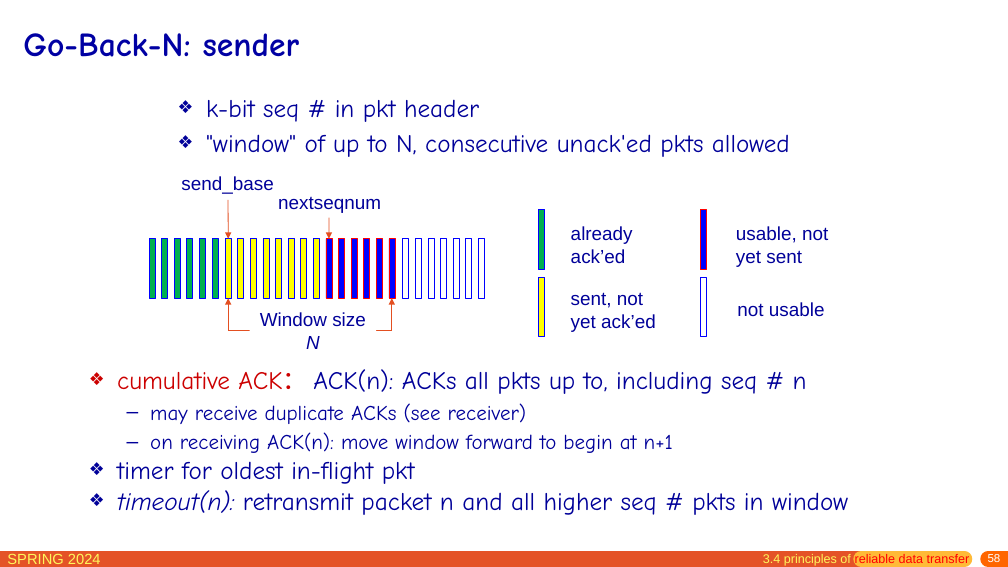
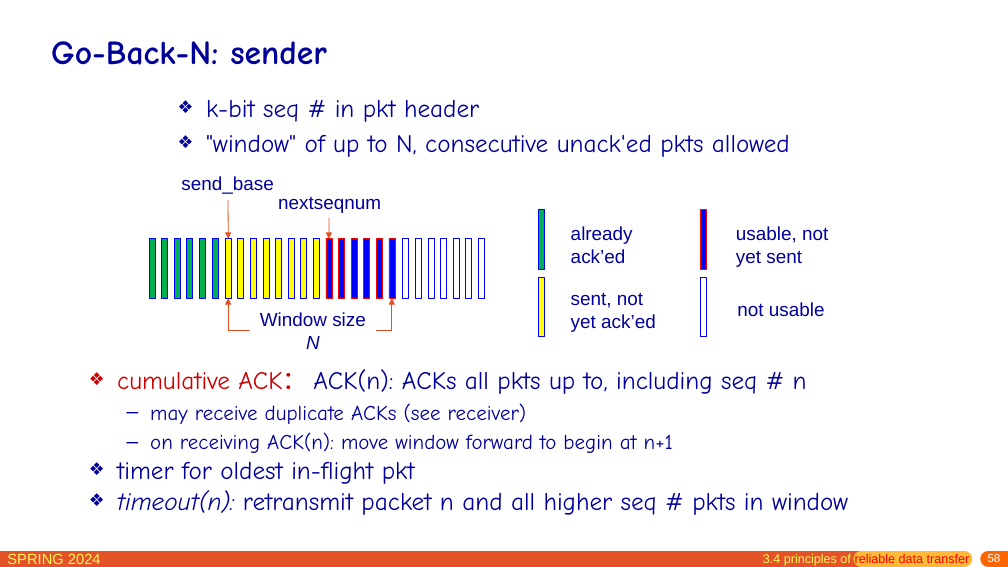
Before and after one commit to network-whu/slides, a slide deck: slide 58 of pptx/chapter3.pptx. Drawn at 1008x567 pixels with LibreOffice and Linux fonts; fonts in the diff are those of the drawing. Boxes give left, top, right and bottom in pixels: in the first picture for what was removed or moved away, otherwise in the second. Text is boxed around its words. In the diff, an @@ line names an element or a change of style, - is before the commit and + after.

```diff
--- a/pptx/chapter3.pptx
+++ b/pptx/chapter3.pptx
@@ title "Go-Back-N: sender": place and size @@
-title "Go-Back-N: sender" at (23,33,300,57)
+title "Go-Back-N: sender" at (51,41,327,65)
@@ title "Go-Back-N: sender" at (51,41,327,65): text colour #0000A3 to #000099 @@
```
Also in this commit, not shown: 38 other slides changed.
